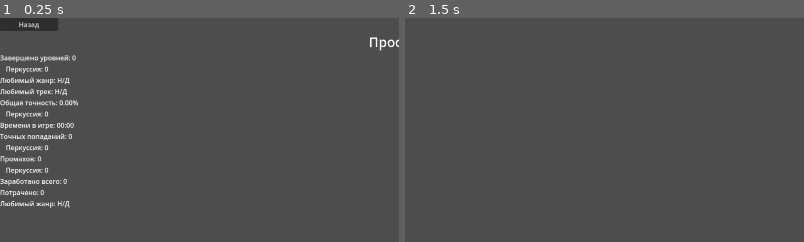
Above: before the commit, frames 1-2 (left to right).
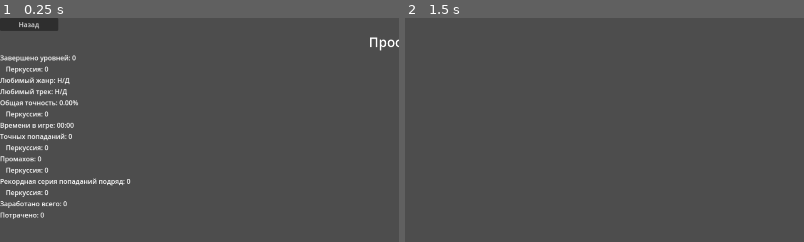
Above: after the commit, the same moments.

Repository: abletoburntheweb/RhythmFall
Game: Godot game, scene res://scenes/profile/profile_screen.tscn
Two runs of this game, one before a commit and one after it. Both use one fixed random seed, a clock stepped at 60 frames per second and the inputs below. This scene is started directly instead of the project's main scene.
Inputs (mouse positions are % of the whole screen's width and height, from its top left):
- Up to frame 1 (0.25 s): no input
- Up to frame 2 (1.5 s): click "Назад" at 0.5 s; tap Enter at 1.25 s; move the mouse to (72, 45) at 1.27 s; hold D from 1.28 s (still down); tap F at 1.35 s; click (72, 45) at 1.42 s
The pictures show only the part of the screen within x 0-50%, y 0-50%; the shares and areas given below are measured in that part.

The runs differ from the first frame. In frame 1, 1.0% of the frame differs, in the area x 0-33%, y 71-90%; in frame 2, nothing differs.

Commit message:
add profile metrics (part 1)

Diff:
--- a/data/achievements_data.json
+++ b/data/achievements_data.json
@@ -112,7 +112,7 @@
 		},
 		{
 			"category": "economy",
-			"current": 6875.0,
+			"current": 8138,
 			"description": "Собрать 500 единиц валюты",
 			"id": 11.0,
 			"image": "res://assets/achievements/currency_collector_1.png",
@@ -123,7 +123,7 @@
 		},
 		{
 			"category": "economy",
-			"current": 6875.0,
+			"current": 8138,
 			"description": "Собрать 1000 единиц валюты",
 			"id": 12.0,
 			"image": "res://assets/achievements/currency_collector_2.png",
@@ -134,7 +134,7 @@
 		},
 		{
 			"category": "economy",
-			"current": 6875.0,
+			"current": 8138,
 			"description": "Собрать 2500 единиц валюты",
 			"id": 13.0,
 			"image": "res://assets/achievements/currency_collector_3.png",
@@ -145,7 +145,7 @@
 		},
 		{
 			"category": "economy",
-			"current": 200.0,
+			"current": 200,
 			"description": "Потратить 500 единиц валюты",
 			"id": 14.0,
 			"image": "res://assets/achievements/generous_hand_1.png",
@@ -156,7 +156,7 @@
 		},
 		{
 			"category": "economy",
-			"current": 200.0,
+			"current": 200,
 			"description": "Потратить 1000 единиц валюты",
 			"id": 15.0,
 			"image": "res://assets/achievements/generous_hand_2.png",
@@ -167,7 +167,7 @@
 		},
 		{
 			"category": "economy",
-			"current": 200.0,
+			"current": 200,
 			"description": "Потратить 2500 единиц валюты",
 			"id": 16.0,
 			"image": "res://assets/achievements/generous_hand_3.png",
@@ -277,7 +277,7 @@
 		},
 		{
 			"category": "gameplay",
-			"current": 42.0,
+			"current": 51,
 			"description": "Завершить 5 уровней",
 			"id": 26.0,
 			"image": "res://assets/achievements/rhythm_beginner.png",
@@ -288,7 +288,7 @@
 		},
 		{
 			"category": "gameplay",
-			"current": 42.0,
+			"current": 51,
 			"description": "Завершить 20 уровней",
 			"id": 27.0,
 			"image": "res://assets/achievements/rhythm_master.png",
@@ -305,7 +305,7 @@
 			"image": "res://assets/achievements/rhythm_master.png",
 			"title": "В ритме",
 			"total": 1000.0,
-			"unlock_date": "29 Дек 2025, 00:25",
+			"unlock_date": "29 Дек 2025, 01:08",
 			"unlocked": true
 		},
 		{
--- a/logic/achievement_manager.gd
+++ b/logic/achievement_manager.gd
@@ -412,7 +412,6 @@
 	pdm.data["total_earned_currency"] = 0
 	pdm.data["levels_completed"] = 0
 
-	pdm.data["total_perfect_hits"] = 0
 	pdm.data["drum_levels_completed"] = 0
 	pdm.data["drum_perfect_hits_in_level"] = 0
 	pdm.data["current_snare_streak"] = 0
@@ -422,12 +421,12 @@
 
 	print("[AchievementManager] Прогресс достижений и данных игрока (кроме валюты) сброшен.")
 
-func check_rhythm_master_achievement(total_perfect_hits: int):
+func check_rhythm_master_achievement(total_notes_hit: int):
 	var rhythm_master_id = 28
 	for achievement in achievements:
 		if achievement.id == rhythm_master_id and not achievement.get("unlocked", false):
-			achievement.current = total_perfect_hits
-			if total_perfect_hits >= 1000:
+			achievement.current = total_notes_hit
+			if total_notes_hit >= 1000:
 				_perform_unlock(achievement)
 			break
 
--- a/logic/achievement_system.gd
+++ b/logic/achievement_system.gd
@@ -59,8 +59,8 @@
 	achievement_manager.save_achievements()
 
 func on_perfect_hit_made():
-	var total_perfect_hits = player_data_manager.get_total_perfect_hits()
-	achievement_manager.check_rhythm_master_achievement(total_perfect_hits)
+	var total_notes_hit = player_data_manager.get_total_notes_hit()
+	achievement_manager.check_rhythm_master_achievement(total_notes_hit)
 	achievement_manager.save_achievements()
 
 func on_perfect_hit_in_drum_mode(current_drum_streak: int, current_snare_streak: int):
--- a/logic/player_data_manager.gd
+++ b/logic/player_data_manager.gd
@@ -1,4 +1,3 @@
-# logic/player_data_manager.gd
 class_name PlayerDataManager
 extends RefCounted
 
@@ -21,7 +20,6 @@
 	"last_login_date": "",
 	"login_streak": 0,
 	"levels_completed": 0,
-	"total_perfect_hits": 0,
 	"drum_levels_completed": 0,
 	"drum_perfect_hits_in_level": 0,
 	"current_snare_streak": 0,
@@ -70,7 +68,6 @@
 			var loaded_spent_currency = int(json_result.get("spent_currency", 0))
 			var loaded_total_earned_currency = int(json_result.get("total_earned_currency", 0))
 			var loaded_levels_completed = int(json_result.get("levels_completed", 0))
-			var loaded_total_perfect_hits = int(json_result.get("total_perfect_hits", 0))
 			var loaded_drum_levels_completed = int(json_result.get("drum_levels_completed", 0))
 			var loaded_drum_perfect_hits_in_level = int(json_result.get("drum_perfect_hits_in_level", 0))
 			var loaded_current_snare_streak = int(json_result.get("current_snare_streak", 0))
@@ -88,7 +85,6 @@
 			data["spent_currency"] = loaded_spent_currency
 			data["total_earned_currency"] = loaded_total_earned_currency
 			data["levels_completed"] = loaded_levels_completed
-			data["total_perfect_hits"] = loaded_total_perfect_hits
 			data["drum_levels_completed"] = loaded_drum_levels_completed
 			data["drum_perfect_hits_in_level"] = loaded_drum_perfect_hits_in_level
 			data["current_snare_streak"] = loaded_current_snare_streak
@@ -125,9 +121,12 @@
 		active_items_clean["Misc"] = data["active_items"]["Misc"]
 	data["active_items"] = active_items_clean
 
+	var data_to_save = data.duplicate(true)
+	data_to_save.erase("total_perfect_hits")
+
 	var file_access = FileAccess.open(PLAYER_DATA_PATH, FileAccess.WRITE)
 	if file_access:
-		var json_text = JSON.stringify(data, "\t")
+		var json_text = JSON.stringify(data_to_save, "\t")
 		file_access.store_string(json_text)
 		file_access.close()
 		print("PlayerDataManager.gd: Данные игрока сохранены в ", PLAYER_DATA_PATH)
@@ -169,12 +168,12 @@
 		if achievement_system:
 			achievement_system.on_currency_changed()
 
-func add_perfect_hits_this_level(count: int):
-	var current_hits = int(data.get("total_perfect_hits", 0))
+func add_perfect_hits(count: int):
+	var current_hits = int(data.get("total_notes_hit", 0))
 	var new_total = current_hits + count
-	data["total_perfect_hits"] = new_total
-	_save()
-	print("[PlayerDataManager] Совершенных попаданий за уровень добавлено: %d. Общий счёт: %d" % [count, new_total])
+	data["total_notes_hit"] = new_total
+	_save()
+	print("[PlayerDataManager] Совершенных попаданий добавлено: %d. Общий счёт: %d" % [count, new_total])
 	_trigger_perfect_hit_achievement_check()
 
 func _trigger_perfect_hit_achievement_check():
@@ -260,8 +259,6 @@
 		data["spent_currency"] = int(save_dict["spent_currency"])
 	if save_dict.has("total_earned_currency"):
 		data["total_earned_currency"] = int(save_dict["total_earned_currency"])
-	if save_dict.has("total_perfect_hits"):
-		data["total_perfect_hits"] = int(save_dict["total_perfect_hits"])
 	if save_dict.has("drum_levels_completed"):
 		data["drum_levels_completed"] = int(save_dict["drum_levels_completed"])
 	if save_dict.has("drum_perfect_hits_in_level"):
@@ -290,7 +287,6 @@
 	data["unlocked_achievement_ids"] = PackedInt32Array()
 	data["spent_currency"] = 0
 	data["total_earned_currency"] = 0
-	data["total_perfect_hits"] = 0
 	data["drum_levels_completed"] = 0
 	data["drum_perfect_hits_in_level"] = 0
 	data["current_snare_streak"] = 0
@@ -361,8 +357,6 @@
 func get_levels_completed() -> int:
 	return int(data.get("levels_completed", 0))
 
-func get_total_perfect_hits() -> int:
-	return int(data.get("total_perfect_hits", 0))
 
 func add_drum_level_completed():
 	var current_count = int(data.get("drum_levels_completed", 0))
--- a/scenes/profile/profile_screen.gd
+++ b/scenes/profile/profile_screen.gd
@@ -5,10 +5,19 @@
 @onready var back_button: Button = $MainContent/MainVBox/BackButton
 @onready var levels_completed_label: Label = $MainContent/MainVBox/StatsVBox/LevelsCompletedLabel
 @onready var drum_levels_completed_label: Label = $MainContent/MainVBox/StatsVBox/DrumLevelsContainer/DrumLevelsCompletedLabel
+@onready var favorite_genre_label: Label = $MainContent/MainVBox/StatsVBox/FavoriteGenreLabel
+@onready var favorite_track_label: Label = $MainContent/MainVBox/StatsVBox/FavoriteTrackLabel
+@onready var overall_accuracy_label: Label = $MainContent/MainVBox/StatsVBox/OverallAccuracyLabel
+@onready var drum_overall_accuracy_label: Label = $MainContent/MainVBox/StatsVBox/DrumOverallAccuracyContainer/DrumOverallAccuracyLabel
+@onready var play_time_label: Label = $MainContent/MainVBox/StatsVBox/PlayTimeLabel
+@onready var total_notes_hit_label: Label = $MainContent/MainVBox/StatsVBox/TotalNotesHitLabel
+@onready var total_drum_hits_label: Label = $MainContent/MainVBox/StatsVBox/TotalDrumHitsContainer/TotalDrumHitsLabel
+@onready var total_notes_missed_label: Label = $MainContent/MainVBox/StatsVBox/TotalNotesMissedLabel
+@onready var total_drum_misses_label: Label = $MainContent/MainVBox/StatsVBox/TotalDrumMissesContainer/TotalDrumMissesLabel
+@onready var max_hit_streak_label: Label = $MainContent/MainVBox/StatsVBox/MaxHitStreakLabel
+@onready var max_drum_hit_streak_label: Label = $MainContent/MainVBox/StatsVBox/MaxDrumHitStreakContainer/MaxDrumHitStreakLabel
 @onready var total_earned_currency_label: Label = $MainContent/MainVBox/StatsVBox/TotalEarnedCurrencyLabel
 @onready var spent_currency_label: Label = $MainContent/MainVBox/StatsVBox/SpentCurrencyLabel
-@onready var total_notes_hit_label: Label = $MainContent/MainVBox/StatsVBox/TotalNotesHitLabel
-@onready var total_notes_missed_label: Label = $MainContent/MainVBox/StatsVBox/TotalNotesMissedLabel
 
 func _ready():
 	var game_engine = get_parent()
@@ -40,11 +49,48 @@
 
 	levels_completed_label.text = "Завершено уровней: %d" % player_data_manager.get_levels_completed()
 	drum_levels_completed_label.text = "Перкуссия: %d" % player_data_manager.get_drum_levels_completed()
+
+	# Обновляем значения для новых лейблов
+	favorite_genre_label.text = "Любимый жанр: %s" % str(player_data_manager.data.get("favorite_genre", "Н/Д"))
+	favorite_track_label.text = "Любимый трек: %s" % str(player_data_manager.data.get("favorite_track", "Н/Д"))
+
+	var total_notes_hit = player_data_manager.get_total_notes_hit()
+	var total_notes_missed = player_data_manager.get_total_notes_missed()
+	var total_notes_played = total_notes_hit + total_notes_missed
+	var overall_accuracy = 0.0
+	if total_notes_played > 0:
+		overall_accuracy = (float(total_notes_hit) / float(total_notes_played)) * 100.0
+	overall_accuracy_label.text = "Общая точность: %.2f%%" % overall_accuracy
+
+	# Точность для барабанов (если есть данные)
+	var total_drum_hits = player_data_manager.data.get("total_drum_hits", 0)
+	var total_drum_misses = player_data_manager.data.get("total_drum_misses", 0)
+	var total_drum_notes = total_drum_hits + total_drum_misses
+	var drum_accuracy = 0.0
+	if total_drum_notes > 0:
+		drum_accuracy = (float(total_drum_hits) / float(total_drum_notes)) * 100.0
+	drum_overall_accuracy_label.text = "Перкуссия: %.2f%%" % drum_accuracy
+
+	# Время в игре (пока всегда 00:00, т.к. не отслеживается)
+	var play_time_seconds = player_data_manager.data.get("total_play_time_seconds", 0.0)
+	var play_time_hours = int(play_time_seconds) / 3600
+	var play_time_minutes = (int(play_time_seconds) % 3600) / 60
+	var play_time_formatted = str(play_time_hours).pad_zeros(2) + ":" + str(play_time_minutes).pad_zeros(2)
+	play_time_label.text = "Времени в игре: %s" % play_time_formatted
+
+	total_notes_hit_label.text = "Попаданий: %d" % total_notes_hit
+	total_drum_hits_label.text = "Перкуссия: %d" % total_drum_hits
+	total_notes_missed_label.text = "Промахов: %d" % total_notes_missed
+	total_drum_misses_label.text = "Перкуссия: %d" % total_drum_misses
+
+	# Рекордные серии
+	var max_streak = player_data_manager.data.get("max_combo_ever", 0)
+	var max_drum_streak = player_data_manager.data.get("max_drum_combo_ever", 0)
+	max_hit_streak_label.text = "Рекордная серия попаданий подряд: %d" % max_streak
+	max_drum_hit_streak_label.text = "Перкуссия: %d" % max_drum_streak
+
 	total_earned_currency_label.text = "Заработано всего: %d" % player_data_manager.data.get("total_earned_currency", 0)
 	spent_currency_label.text = "Потрачено: %d" % player_data_manager.data.get("spent_currency", 0)
-
-	total_notes_hit_label.text = "Попаданий: %d" % player_data_manager.get_total_notes_hit()
-	total_notes_missed_label.text = "Промахов: %d" % player_data_manager.get_total_notes_missed()
 
 func _execute_close_transition():
 	if music_manager:
--- a/scenes/profile/profile_screen.tscn
+++ b/scenes/profile/profile_screen.tscn
@@ -51,7 +51,7 @@
 layout_mode = 2
 text = "Перкуссия: 0"
 
-[node name="FavoriteGenreLabel2" type="Label" parent="MainContent/MainVBox/StatsVBox"]
+[node name="FavoriteGenreLabel" type="Label" parent="MainContent/MainVBox/StatsVBox"]
 layout_mode = 2
 text = "Любимый жанр: Н/Д"
 
@@ -108,6 +108,21 @@
 layout_mode = 2
 text = "Перкуссия: 0"
 
+[node name="MaxHitStreakLabel" type="Label" parent="MainContent/MainVBox/StatsVBox"]
+layout_mode = 2
+text = "Рекордная серия попаданий подряд: 0"
+
+[node name="MaxDrumHitStreakContainer" type="HBoxContainer" parent="MainContent/MainVBox/StatsVBox"]
+layout_mode = 2
+
+[node name="IndentSpacer" type="Control" parent="MainContent/MainVBox/StatsVBox/MaxDrumHitStreakContainer"]
+custom_minimum_size = Vector2(10, 0)
+layout_mode = 2
+
+[node name="MaxDrumHitStreakLabel" type="Label" parent="MainContent/MainVBox/StatsVBox/MaxDrumHitStreakContainer"]
+layout_mode = 2
+text = "Перкуссия: 0"
+
 [node name="TotalEarnedCurrencyLabel" type="Label" parent="MainContent/MainVBox/StatsVBox"]
 layout_mode = 2
 text = "Заработано всего: 0"
@@ -115,7 +130,3 @@
 [node name="SpentCurrencyLabel" type="Label" parent="MainContent/MainVBox/StatsVBox"]
 layout_mode = 2
 text = "Потрачено: 0"
-
-[node name="FavoriteGenreLabel" type="Label" parent="MainContent/MainVBox/StatsVBox"]
-layout_mode = 2
-text = "Любимый жанр: Н/Д"
--- a/scenes/victory_screen/victory_screen.gd
+++ b/scenes/victory_screen/victory_screen.gd
@@ -231,7 +231,34 @@
 		var player_data_manager = game_engine.get_player_data_manager()
 		if player_data_manager:
 			player_data_manager.add_currency(earned_currency)
-			player_data_manager.add_perfect_hits_this_level(perfect_hits_this_level)
+			player_data_manager.add_perfect_hits(perfect_hits_this_level)
+
+			var current_max_combo = player_data_manager.data.get("max_combo_ever", 0)
+			if max_combo > current_max_combo:
+				player_data_manager.data["max_combo_ever"] = max_combo
+				player_data_manager._save()
+				print("VictoryScreen.gd: Обновлен рекордный комбо: ", max_combo)
+
+			var current_max_drum_combo = player_data_manager.data.get("max_drum_combo_ever", 0)
+			var instrument_used_for_combo_check = song_info.get("instrument", "standard")
+			if instrument_used_for_combo_check == "drums" and max_combo > current_max_drum_combo:
+				player_data_manager.data["max_drum_combo_ever"] = max_combo
+				player_data_manager._save()
+				print("VictoryScreen.gd: Обновлен рекордный комбо на барабанах: ", max_combo)
+
+			var instrument_used_for_drums = song_info.get("instrument", "standard")
+			if instrument_used_for_drums == "drums":
+				var current_drum_hits = player_data_manager.data.get("total_drum_hits", 0)
+				var new_drum_hits = current_drum_hits + hit_notes_this_level
+				player_data_manager.data["total_drum_hits"] = new_drum_hits
+				print("VictoryScreen.gd: Обновлены барабанные попадания: +%d, всего: %d" % [hit_notes_this_level, new_drum_hits])
+
+				var current_drum_misses = player_data_manager.data.get("total_drum_misses", 0)
+				var new_drum_misses = current_drum_misses + calculated_missed_notes
+				player_data_manager.data["total_drum_misses"] = new_drum_misses
+				print("VictoryScreen.gd: Обновлены барабанные промахи: +%d, всего: %d" % [calculated_missed_notes, new_drum_misses])
+
+				player_data_manager._save()
 
 			var should_save_result_later = (results_manager and song_info and song_info.get("path"))
 
